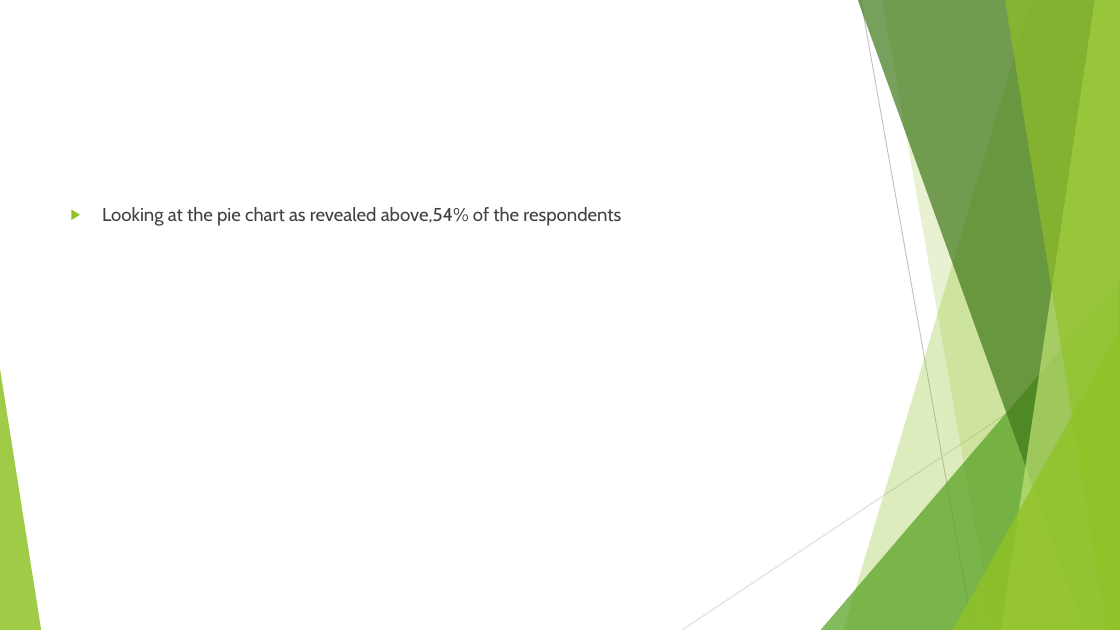
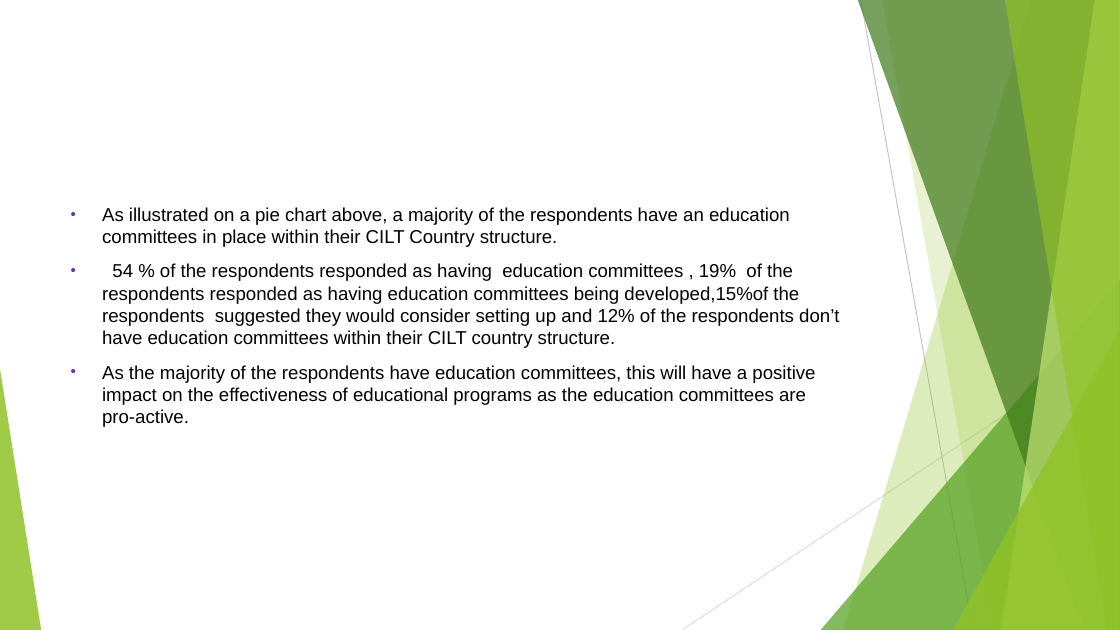
Before and after one commit to Nkululeko353/MyDatasets, a slide deck: slide 8 of The Chartered Institute of Logistics and Transport.pptx. Drawn at 1120x630 pixels with LibreOffice and Linux fonts; fonts in the diff are those of the drawing. Boxes give left, top, right and bottom in pixels: in the first picture for what was removed or moved away, otherwise in the second. Text is boxed around its words. In the diff, an @@ line names an element or a change of style, - is before the commit and + after.

```diff
--- a/The Chartered Institute of Logistics and Transport.pptx
+++ b/The Chartered Institute of Logistics and Transport.pptx
@@ text at (102,207,839,427): text changed; font Cabin to Arial; text colour #404040 to #000000 @@
-▶ Looking at the pie chart as revealed above,54% of the respondents
+• As illustrated on a pie chart above, a majority of the respondents have an education committees in place within their CILT Country structure.
+• 54 % of the respondents responded as having education committees , 19% of the respondents responded as having education committees being developed,15%of the respondents suggested they would consider setting up and 12% of the respondents don’t have education committees within their CILT country structure.
+• As the majority of the respondents have education committees, this will have a positive impact on the effectiveness of educational programs as the education committees are pro-active.
```
Also in this commit, not shown: 7 other slides changed, 2 slides added, 1 other file.
